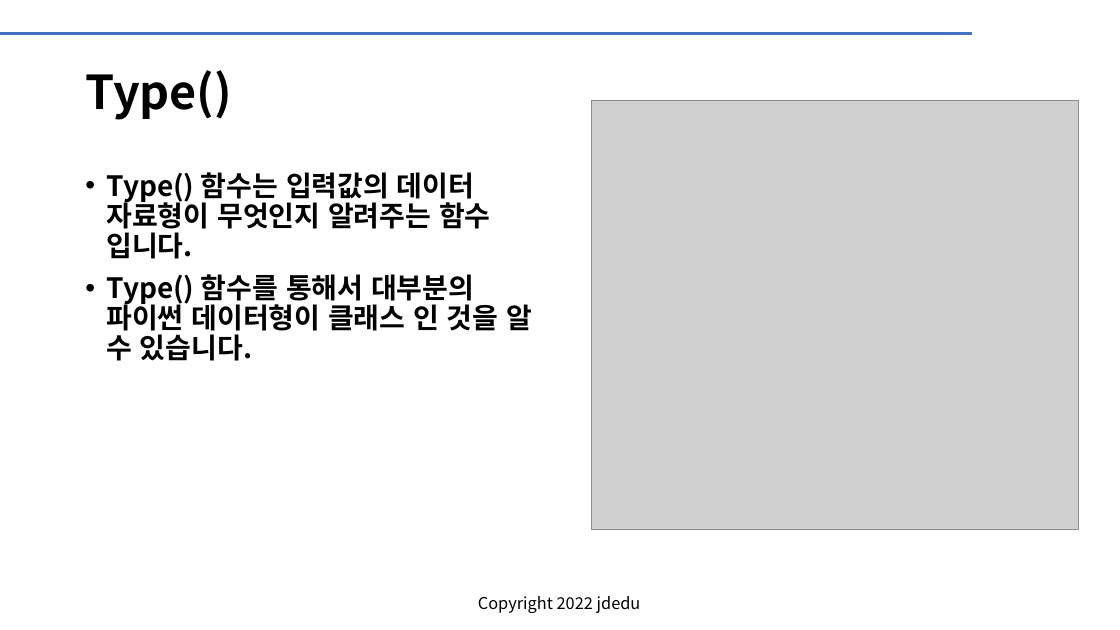
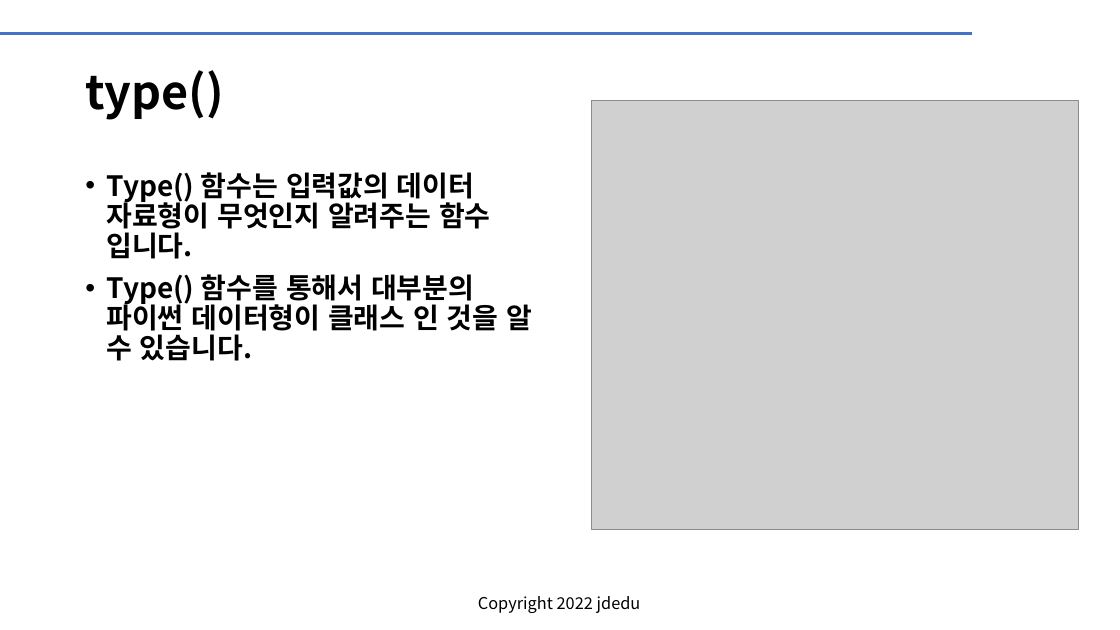
Before and after one commit to JD-edu/deep_learning_class, a slide deck: slide 18 of 파이썬_강좌/8-1. 파이썬 내장 함수.pptx. Drawn at 1120x630 pixels with LibreOffice and Linux fonts; fonts in the diff are those of the drawing; grey boxes stand for pictures; background and template pictures are left out. Boxes give left, top, right and bottom in pixels: in the first picture for what was removed or moved away, otherwise in the second. Text is boxed around its words. In the diff, an @@ line names an element or a change of style, - is before the commit and + after.

```diff
--- a/파이썬_강좌/8-1. 파이썬 내장 함수.pptx
+++ b/파이썬_강좌/8-1. 파이썬 내장 함수.pptx
@@ title at (85,70,224,120): text changed @@
-Type()
+type()
```
Also in this commit, not shown: 2 other slides changed, 1 other file.
